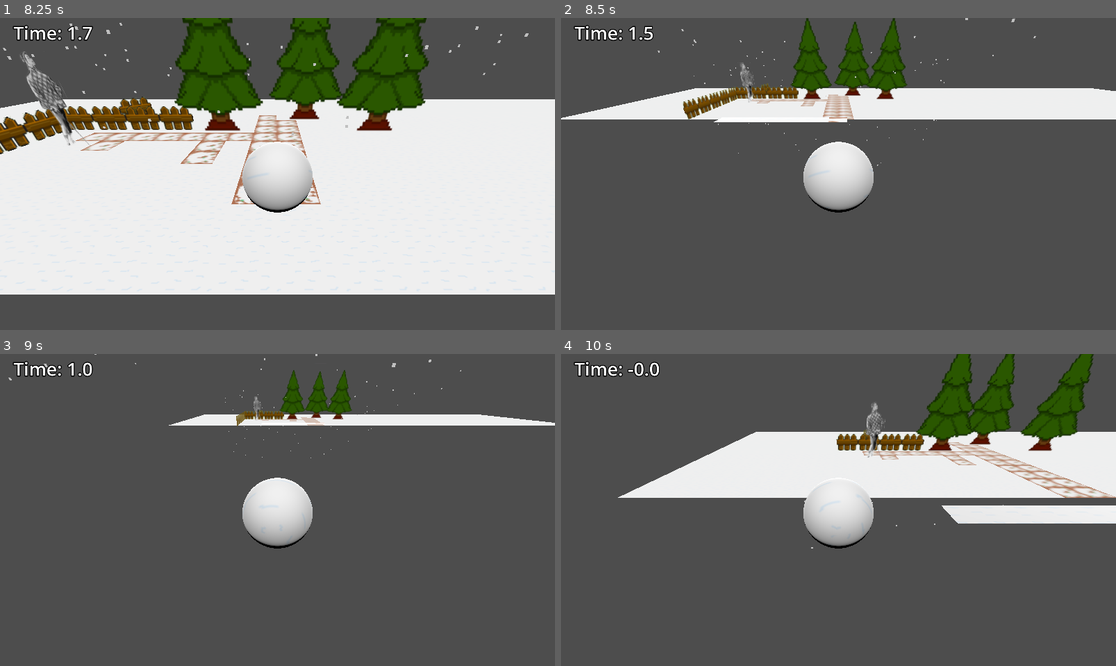
Above: before the commit, frames 1-4 (two rows, left to right).
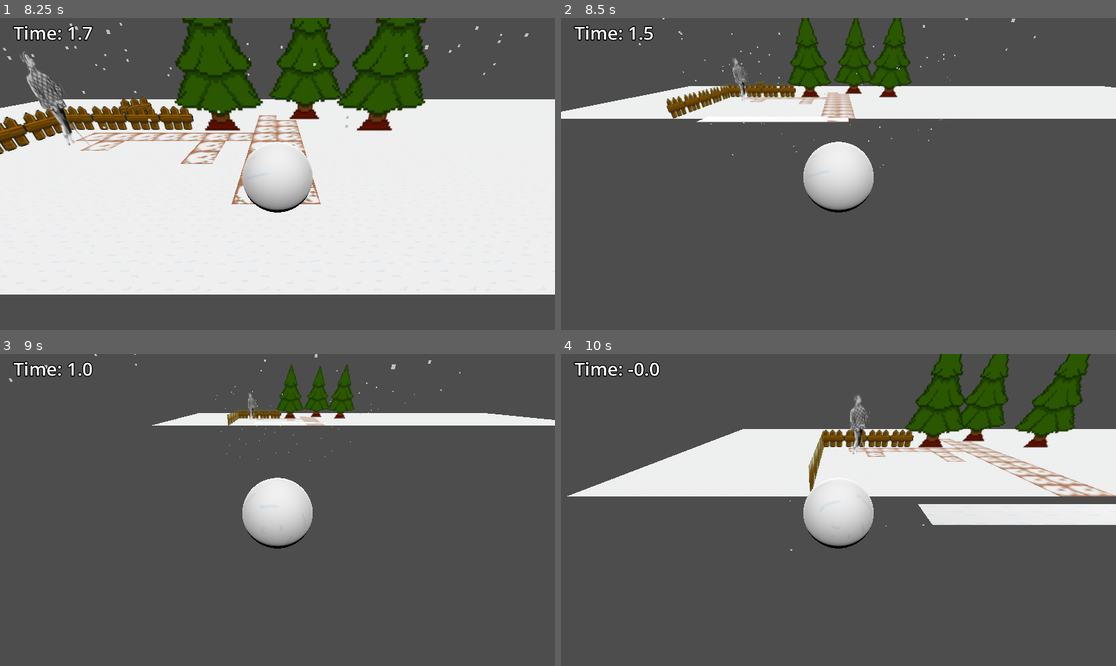
Above: after the commit, the same moments.

Repository: 15mathC/CozyWinterJam2023
Game: Godot game, scene res://main.tscn
Two runs of this game, one before a commit and one after it. Both use one fixed random seed, a clock stepped at 60 frames per second and the inputs below.
Inputs:
- Up to frame 1 (8.25 s): hold Space (sprint) 0.53-1.28 s; hold W (move up) 0.53-2.03 s; tap Space (sprint) every 1.5 s from 1.35 to 7.35 s; hold Space (sprint) 2.03-2.78 s; hold A (move left) 2.03-3.53 s; hold S (move down) 3.53-4.28 s; hold Space (sprint) 3.53-4.28 s; hold D (move right) 4.28-5.03 s; hold W (move up) 5.03-5.78 s; hold Space (sprint) 5.03-5.78 s; hold D (move right) 5.78-8.03 s; hold Space (sprint) 6.53-7.28 s; hold S (move down) from 8.03 s (still down); hold Space (sprint) from 8.03 s (still down)
- Up to frame 2 (8.5 s): keep holding S (move down); keep holding Space (sprint)
- Up to frame 3 (9 s): release S (move down) at 8.78 s; release Space (sprint) at 8.78 s; hold A (move left) from 8.78 s (still down); tap Space (sprint) at 8.85 s
- Up to frame 4 (10 s): release A (move left) at 9.53 s; hold W (move up) from 9.53 s (still down); hold Space (sprint) from 9.53 s (still down)

Frame 1 is identical in both runs. In frame 2, 4.2% of the frame differs, in the area x 0-100%, y 0-49%; in frame 3, 1.3%; in frame 4, 9.1%, in the area x 1-100%, y 0-64%.

Commit message:
scale change for growth

Diff:
--- a/game/PlayerSnowball.gd
+++ b/game/PlayerSnowball.gd
@@ -62,7 +62,7 @@
 				var item = grid.get_cell_item( Vector3(gridPos.x, .001, gridPos.z))
 				print(item)
 				if(item == 0):
-					self.grow(0.1)
+					self.grow(0.01)
 					grid.set_cell_item(Vector3(gridPos.x, .001, gridPos.z), 1)
 			else:
 				coll.player_collision(self)
